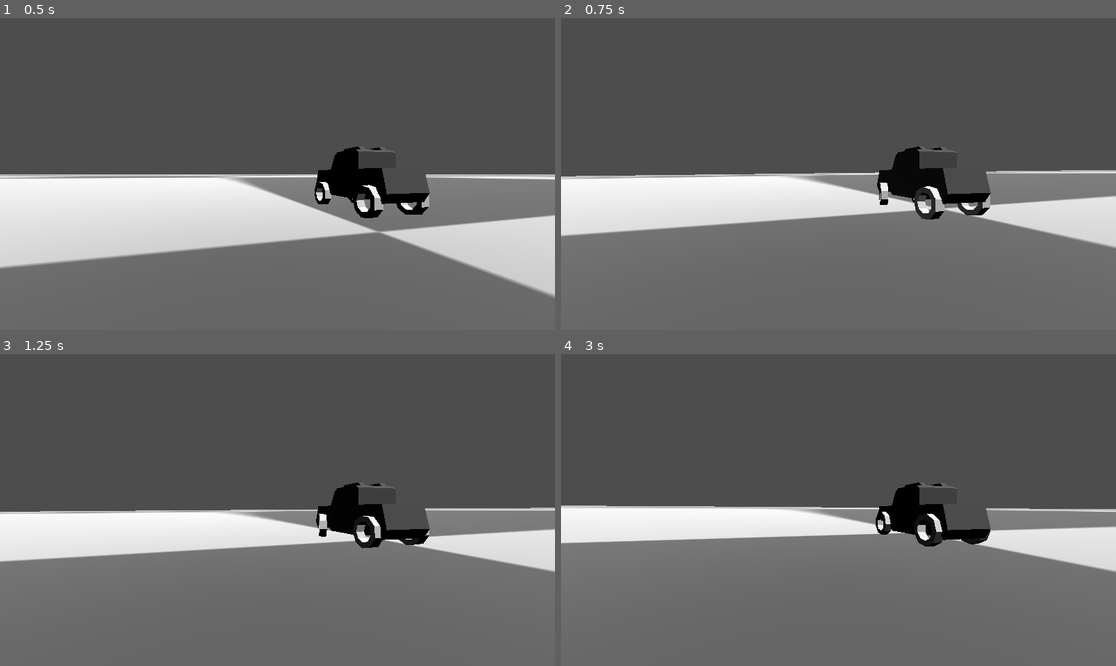
Above: before the commit, frames 1-4 (two rows, left to right).
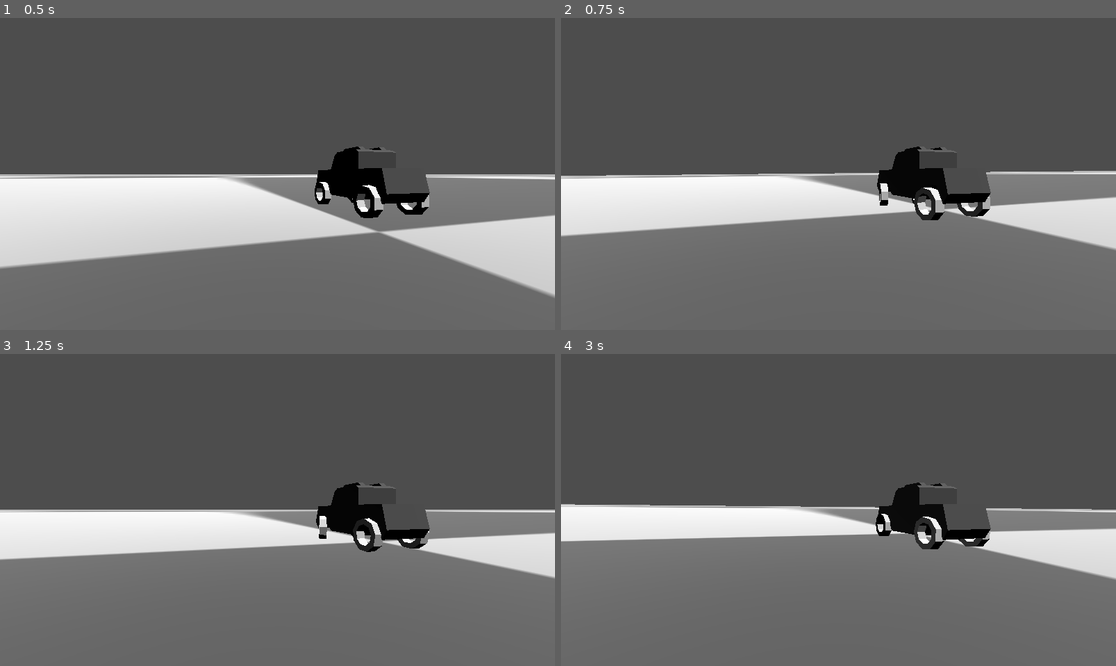
Above: after the commit, the same moments.

Repository: luankaike-code/jh_conclusao_dev
Game: Godot game, scene res://scenes/worlds/test/test_world.tscn
The game is run twice, just before and just after one commit, with the same random seed, the same clock (stepped at 60 frames per second) and the same inputs.
Inputs:
- Up to frame 1 (0.5 s): no input
- Up to frame 2 (0.75 s): hold D (game_turn_right) from 0.53 s (still down); tap S (game_deceleration) at 0.6 s
- Up to frame 3 (1.25 s): keep holding D (game_turn_right)
- Up to frame 4 (3 s): release D (game_turn_right) at 1.28 s; hold A (game_turn_left) 1.28-2.03 s; tap S (game_deceleration) at 1.35, 2.1, 2.85 s; hold D (game_turn_right) 2.03-2.78 s; hold W (game_acceleration) from 2.78 s (still down)

Frame 1 is identical in both runs. In frame 2, 1.1% of the frame differs, in the area x 0-100%, y 48-75%; in frame 3, 2.3%, in the area x 0-100%, y 49-72%; in frame 4, 2.1%.

Commit message:
Rename vars

Diff:
--- a/code-tcc-jh/scenes/raycast_car/raycast_car.tscn
+++ b/code-tcc-jh/scenes/raycast_car/raycast_car.tscn
@@ -28,18 +28,21 @@
 transform = Transform3D(1, 0, 0, 0, 1, 0, 0, 0, 1, -1.677, -0.99801254, -2.852)
 suspension_strength = 5000.0
 damping_strength = 50.0
+rest_distance = 0.7
 extend_suspension_len = 0.2
 
 [node name="RaycastWheelFR" parent="." unique_id=1939493024 instance=ExtResource("2_scyro")]
 transform = Transform3D(1, 0, 0, 0, 1, 0, 0, 0, 1, 1.677, -0.99801254, -2.852)
 suspension_strength = 5000.0
 damping_strength = 50.0
+rest_distance = 0.7
 extend_suspension_len = 0.2
 
 [node name="RaycastWheelBL" parent="." unique_id=37950975 instance=ExtResource("2_scyro")]
 transform = Transform3D(0.99999875, -0.0015678873, -0.00016444211, 0.0015677918, 0.99999857, -0.00056761777, 0.00016534884, 0.0005673543, 0.9999998, -1.6772771, -0.9982915, 2.6555295)
 suspension_strength = 5000.0
 damping_strength = 50.0
+rest_distance = 0.7
 extend_suspension_len = 0.2
 has_motor = true
 
@@ -47,5 +50,6 @@
 transform = Transform3D(0.99999875, -0.0015678873, -0.00016444211, 0.0015677918, 0.99999857, -0.00056761777, 0.00016534884, 0.0005673543, 0.9999998, 1.677, -0.99801254, 2.656)
 suspension_strength = 5000.0
 damping_strength = 50.0
+rest_distance = 0.7
 extend_suspension_len = 0.2
 has_motor = true
--- a/code-tcc-jh/scenes/raycast_car/raycast_wheel/raycast_wheel.gd
+++ b/code-tcc-jh/scenes/raycast_car/raycast_wheel/raycast_wheel.gd
@@ -54,7 +54,7 @@
 		return
 
 	## APPLY SUSPENSION FORCE
-
+	var middle_wheel := car.to_local(model.global_position)
 	var up_dir := global_transform.basis.y.normalized()
 	var ray_normal := ray.get_collision_normal()
 	var contact := ray.get_collision_point()
@@ -69,9 +69,8 @@
 	var damping_force := damping_strength * contact_rel_velocity
 
 	var up_force := (suspension_force - damping_force) * ray_normal
-	var up_force_pos := car.to_local(model.global_position)
 
-	car.apply_force(up_force, up_force_pos)
+	car.apply_force(up_force, middle_wheel)
 
 	## APPLY TURN FORCE
 
@@ -84,14 +83,13 @@
 	var x_traction := 1
 	var left_car_dir := -global_basis.x.normalized()
 	var x_force := left_car_dir * x_traction * turn_vel * apply_mass_in_wheel
-
 	var back_dir := global_basis.z.normalized()
 	var friction_vel := -back_dir.dot(wheel_vel)
 	var friction_force := car.global_basis.z * friction_vel * traction * apply_mass_in_wheel
 
-	var force_pos := car.to_local(contact)
-	car.apply_force(x_force, force_pos)
-	car.apply_force(friction_force, force_pos)
+	var x_force_pos := car.to_local(contact)
+	car.apply_force(x_force, x_force_pos)
+	car.apply_force(friction_force, x_force_pos)
 
 	## APPLY ACCELERATION
 	var forward_dir := -global_basis.z
@@ -99,8 +97,6 @@
 
 	_rotate_model(speed, delta)
 
-	var middle_wheel := car.to_local(model.global_position)
-
 	if car.motor_input && has_motor:
 		var acceleration := car.acceleration * car.motor_input
 		var vector_acc_force := acceleration * forward_dir
--- a/code-tcc-jh/scenes/raycast_car/raycast_wheel/raycast_wheel.tscn
+++ b/code-tcc-jh/scenes/raycast_car/raycast_wheel/raycast_wheel.tscn
@@ -7,7 +7,6 @@
 script = ExtResource("1_d5if0")
 
 [node name="RayCast3D" type="RayCast3D" parent="." unique_id=1952132022]
-process_physics_priority = -1
 
 [node name="Model" type="MeshInstance3D" parent="." unique_id=510317468]
 mesh = ExtResource("1_m23je")
